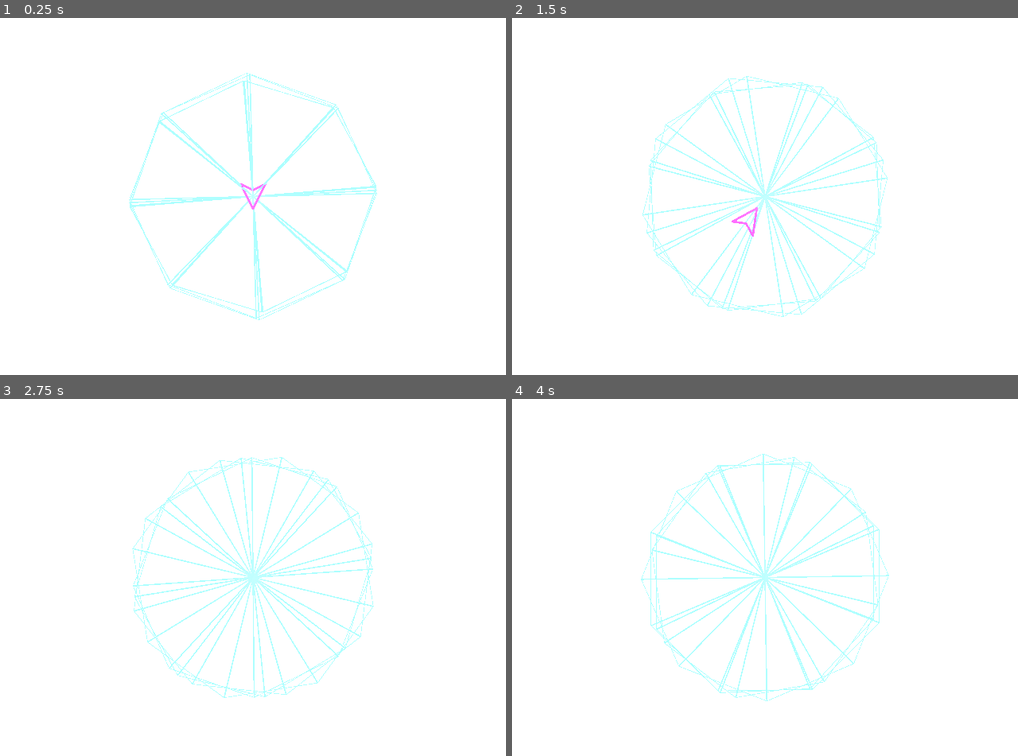
Above: before the commit, frames 1-4 (two rows, left to right).
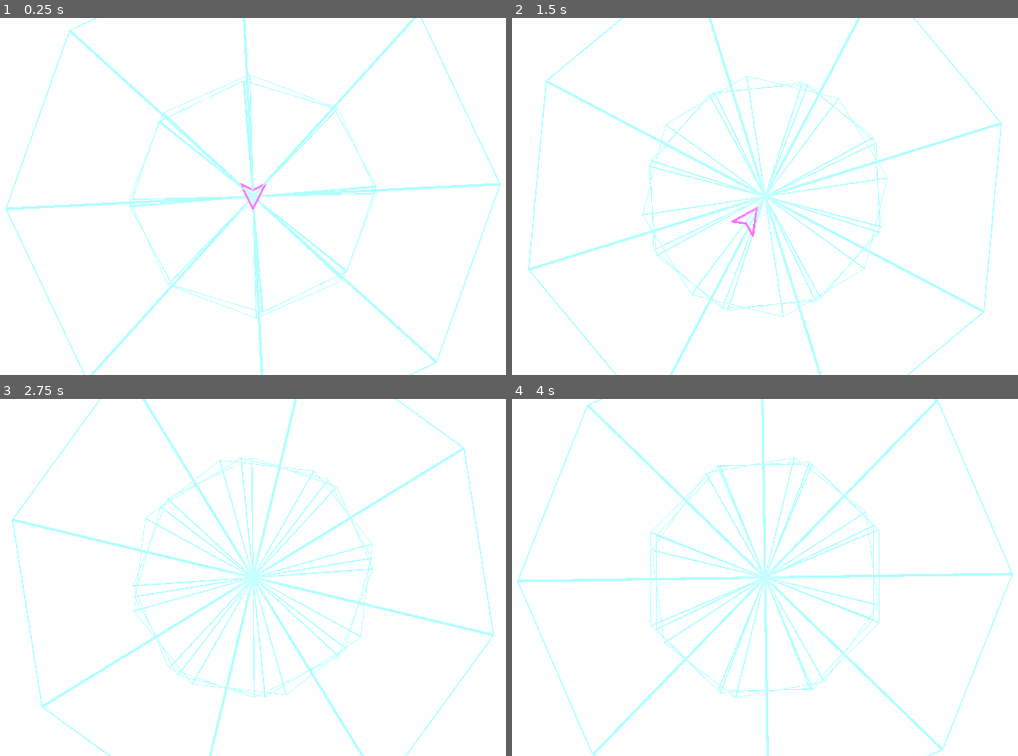
Above: after the commit, the same moments.

Repository: kmooney/vectorblaster
Game: Godot game, scene res://arena.tscn
The game is run twice, just before and just after one commit, with the same random seed, the same clock (stepped at 60 frames per second) and the same inputs.
Inputs:
- Up to frame 1 (0.25 s): no input
- Up to frame 2 (1.5 s): hold D (turn_right) 0.53-1.28 s; hold Space (fire, bound only after the commit) 0.53-1.28 s; hold S (brake) from 1.28 s (still down); tap Space (fire, bound only after the commit) at 1.35 s
- Up to frame 3 (2.75 s): release S (brake) at 2.03 s; hold D (turn_right) from 2.03 s (still down); hold Space (fire, bound only after the commit) from 2.03 s (still down)
- Up to frame 4 (4 s): release D (turn_right) at 2.78 s; release Space (fire, bound only after the commit) at 2.78 s; hold W (thrust) 2.78-3.53 s; tap Space (fire, bound only after the commit) at 2.85 s; hold A (turn_left) from 3.53 s (still down); hold Space (fire, bound only after the commit) from 3.53 s (still down)

The runs differ from the first frame. In frame 1, 2.2% of the frame differs, in the area x 1-99%, y 0-100%; in frame 2, 2.5%; in frame 3, 2.5%; in frame 4, 2.6%, in the area x 0-100%, y 0-100%.

Commit message:
pew pew lasers

Diff:
--- a/arena.tscn
+++ b/arena.tscn
@@ -1,9 +1,8 @@
-[gd_scene load_steps=8 format=4 uid="uid://ckjde4rhfurue"]
+[gd_scene load_steps=5 format=3 uid="uid://ckjde4rhfurue"]
 
 [ext_resource type="Script" path="res://floor.gd" id="1_y3f0k"]
 [ext_resource type="Script" path="res://camera_3d.gd" id="2_12sb4"]
-[ext_resource type="Shader" path="res://floorshader.gdshader" id="2_lp16x"]
-[ext_resource type="Script" path="res://player.gd" id="3_1jf3b"]
+[ext_resource type="PackedScene" uid="uid://c05ugo3gtpggi" path="res://player.tscn" id="3_2totg"]
 
 [sub_resource type="Environment" id="Environment_ybdft"]
 background_mode = 2
@@ -20,21 +19,11 @@
 fog_density = 0.0
 volumetric_fog_density = 0.0
 
-[sub_resource type="ShaderMaterial" id="ShaderMaterial_abahr"]
-render_priority = 0
-shader = ExtResource("2_lp16x")
-shader_parameter/lines = PackedVector4Array(2, -2, 0, -1, 0, -1, -2, -2, -2, -2, 0, 2, 0, 2, 2, -2)
-shader_parameter/line_count = 4
-shader_parameter/line_thickness = 0.171
-shader_parameter/color = Color(0.967624, 0.131109, 0.532622, 1)
-
-[sub_resource type="BoxMesh" id="BoxMesh_eu57p"]
-size = Vector3(5.1, 0.5, 5.1)
-
 [node name="Arena" type="Node3D"]
 transform = Transform3D(1, 0, 0, 0, 1, 0, 0, 0, 1, 0, -2.71838, 0)
 
 [node name="Floor" type="Node3D" parent="."]
+transform = Transform3D(2, 0, 0, 0, 2, 0, 0, 0, 2, 0, 0, 0)
 script = ExtResource("1_y3f0k")
 
 [node name="Floor2" type="Node3D" parent="."]
@@ -62,8 +51,4 @@
 transform = Transform3D(1, 0, 0, 0, -4.37114e-08, 1, 0, -1, -4.37114e-08, 0, 6.63603, 0)
 light_energy = 3.667
 
-[node name="Player" type="MeshInstance3D" parent="."]
-transform = Transform3D(1, 0, 0, 0, 1, 0, 0, 0, 1, 0, 0.0619762, 0)
-material_override = SubResource("ShaderMaterial_abahr")
-mesh = SubResource("BoxMesh_eu57p")
-script = ExtResource("3_1jf3b")
+[node name="Player" parent="." instance=ExtResource("3_2totg")]
--- a/player.gd
+++ b/player.gd
@@ -6,6 +6,8 @@
 var velocity: Vector3 = Vector3.ZERO
 var acc: float = 0.0
 var rotation_speed: float = 5.0
+
+@onready var weapon = $Weapon
 
 # Called when the node enters the scene tree for the first time.
 func _ready() -> void:
@@ -24,6 +26,9 @@
 	if Input.is_action_pressed("brake"):
 		thrust_input = -brake_power
 
+	if Input.is_action_pressed("fire"):
+		weapon.fire()
+
 	if thrust_input != 0:
 		velocity += transform.basis.z * thrust_input  * delta
 
--- /dev/null
+++ b/player.tscn
@@ -0,0 +1,25 @@
+[gd_scene load_steps=6 format=4 uid="uid://c05ugo3gtpggi"]
+
+[ext_resource type="Shader" path="res://floorshader.gdshader" id="1_dnwdf"]
+[ext_resource type="Script" path="res://player.gd" id="2_x0j3h"]
+[ext_resource type="PackedScene" uid="uid://j3cdduk7vjbo" path="res://weapons/basic_laser.tscn" id="3_f41yr"]
+
+[sub_resource type="ShaderMaterial" id="ShaderMaterial_abahr"]
+render_priority = 0
+shader = ExtResource("1_dnwdf")
+shader_parameter/lines = PackedVector4Array(2, -2, 0, -1, 0, -1, -2, -2, -2, -2, 0, 2, 0, 2, 2, -2)
+shader_parameter/line_count = 4
+shader_parameter/line_thickness = 0.171
+shader_parameter/color = Color(0.967624, 0.131109, 0.532622, 1)
+
+[sub_resource type="BoxMesh" id="BoxMesh_eu57p"]
+size = Vector3(5.1, 0.5, 5.1)
+
+[node name="Player" type="MeshInstance3D"]
+transform = Transform3D(1, 0, 0, 0, 1, 0, 0, 0, 1, 0, 0.0619762, 0)
+material_override = SubResource("ShaderMaterial_abahr")
+mesh = SubResource("BoxMesh_eu57p")
+script = ExtResource("2_x0j3h")
+
+[node name="Weapon" parent="." instance=ExtResource("3_f41yr")]
+transform = Transform3D(1, 0, 0, 0, 1, 0, 0, 0, 1, -0.00382566, 0.244991, 2.10702)
--- a/project.godot
+++ b/project.godot
@@ -37,3 +37,8 @@
 "events": [Object(InputEventKey,"resource_local_to_scene":false,"resource_name":"","device":-1,"window_id":0,"alt_press …(192 unchanged characters)…
 ]
 }
+fire={
+"deadzone": 0.5,
+"events": [Object(InputEventKey,"resource_local_to_scene":false,"resource_name":"","device":-1,"window_id":0,"alt_pressed":false,"shift_pressed":false,"ctrl_pressed":false,"meta_pressed":false,"pressed":false,"keycode":0,"physical_keycode":32,"key_label":0,"unicode":32,"location":0,"echo":false,"script":null)
+]
+}
--- /dev/null
+++ b/weapons/basic_laser.gd
@@ -0,0 +1,9 @@
+extends Weapon
+class_name BasicLaser
+
+
+# Called when the node enters the scene tree for the first time.
+func _ready() -> void:
+	fire_rate = 4.0
+	muzzle_velocity = 30.0
+	projectile_scene = preload("res://weapons/laser_projectile.tscn")
--- /dev/null
+++ b/weapons/basic_laser.tscn
@@ -0,0 +1,6 @@
+[gd_scene load_steps=2 format=3 uid="uid://j3cdduk7vjbo"]
+
+[ext_resource type="Script" path="res://weapons/basic_laser.gd" id="1_8hloy"]
+
+[node name="Node3D" type="Node3D"]
+script = ExtResource("1_8hloy")
--- /dev/null
+++ b/weapons/laser_projectile.gd
@@ -0,0 +1,25 @@
+extends Projectile
+class_name LaserProjectile
+
+var mesh: BoxMesh = BoxMesh.new()
+
+# Called when the node enters the scene tree for the first time.
+func _ready() -> void:
+	super()
+
+	# create a small box mesh
+	var mesh_instance = MeshInstance3D.new()
+	mesh.size = Vector3(0.1, 0.1, 2.0)
+	mesh_instance.mesh = mesh
+
+	var material = StandardMaterial3D.new()
+	material.emission_enabled = true
+	material.emission = Color(1, 0.2, 0.2)
+	material.emission_energy_multiplier = 2.0
+	mesh_instance.material_override = material
+
+	add_child(mesh_instance)
+
+# Called every frame. 'delta' is the elapsed time since the previous frame.
+func _process(delta: float) -> void:
+	mesh.size.z += delta
--- /dev/null
+++ b/weapons/laser_projectile.tscn
@@ -0,0 +1,6 @@
+[gd_scene load_steps=2 format=3 uid="uid://caejpa3jn3roe"]
+
+[ext_resource type="Script" path="res://weapons/laser_projectile.gd" id="1_20wda"]
+
+[node name="LaserProjectile" type="Node3D"]
+script = ExtResource("1_20wda")
--- /dev/null
+++ b/weapons/projectile.gd
@@ -0,0 +1,17 @@
+extends Node3D
+class_name Projectile
+
+@export var lifetime: float = 2.0
+@export var damage: float = 10.0
+
+var velocity: Vector3 = Vector3.ZERO
+
+# Called when the node enters the scene tree for the first time.
+func _ready() -> void:
+	get_tree().create_timer(lifetime).timeout.connect(queue_free)
+
+func _physics_process(delta: float) -> void:
+	position += velocity * delta
+
+func set_velocity(new_velocity: Vector3) -> void:
+	velocity = new_velocity
--- /dev/null
+++ b/weapons/weapon.gd
@@ -0,0 +1,43 @@
+extends Node3D
+class_name Weapon
+
+signal weapon_fired(projectile: Node3D)
+
+@export var fire_rate: float = 2.0
+@export var projectile_scene: PackedScene
+@export var muzzle_velocity: float = 20.0
+
+var _time_since_last_shot: float = 0.0
+var can_fire: bool  = true
+
+func get_parent_velocity() -> Vector3:
+	if get_parent() and get_parent().get("velocity") != null:
+		return get_parent().velocity
+	return Vector3.ZERO
+
+# Called every frame. 'delta' is the elapsed time since the previous frame.
+func _process(delta: float) -> void:
+	if not can_fire:
+		_time_since_last_shot += delta
+		if _time_since_last_shot >= 1.0 / fire_rate:
+			can_fire = true
+
+func fire() -> void:
+	if not can_fire or not projectile_scene:
+		return
+
+	var projectile = projectile_scene.instantiate() as Node3D
+	if not projectile:
+		return
+
+	projectile.global_transform = global_transform
+
+	get_tree().root.add_child(projectile)
+	if projectile.has_method("set_velocity"):
+		var parent_velocity = get_parent_velocity()
+		var projectile_velocity = global_transform.basis.z * muzzle_velocity
+		projectile.set_velocity(parent_velocity + projectile_velocity)
+
+	weapon_fired.emit(projectile)
+	can_fire = false
+	_time_since_last_shot = 0.0
